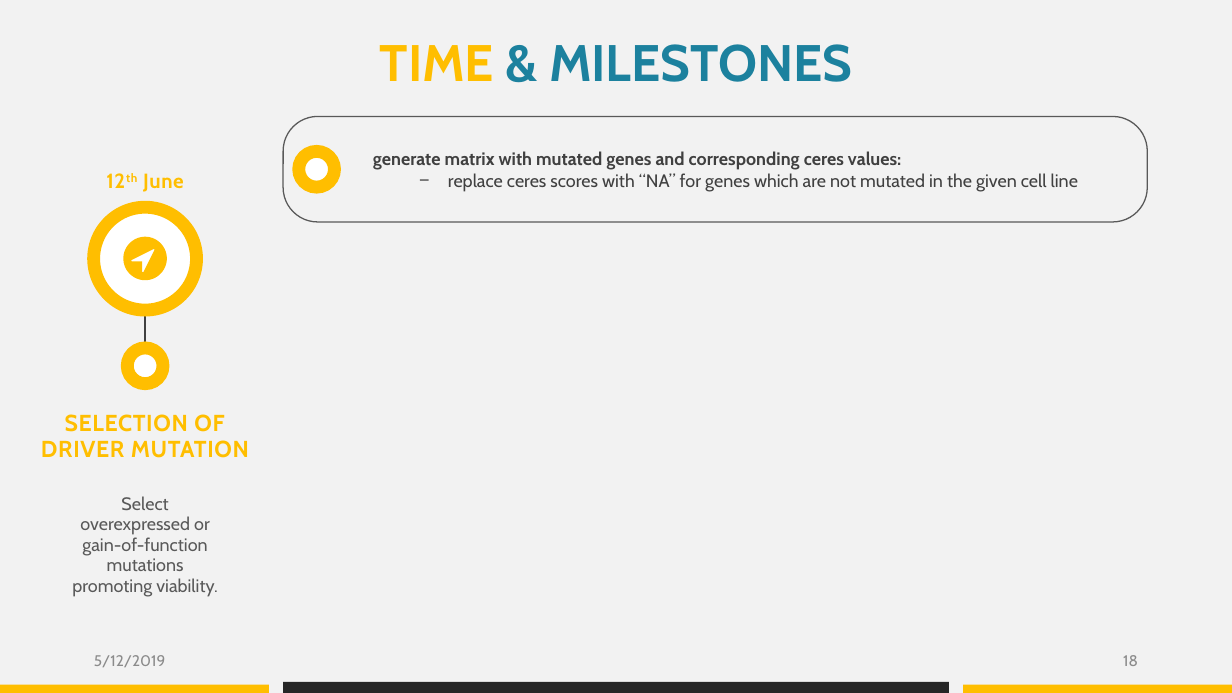
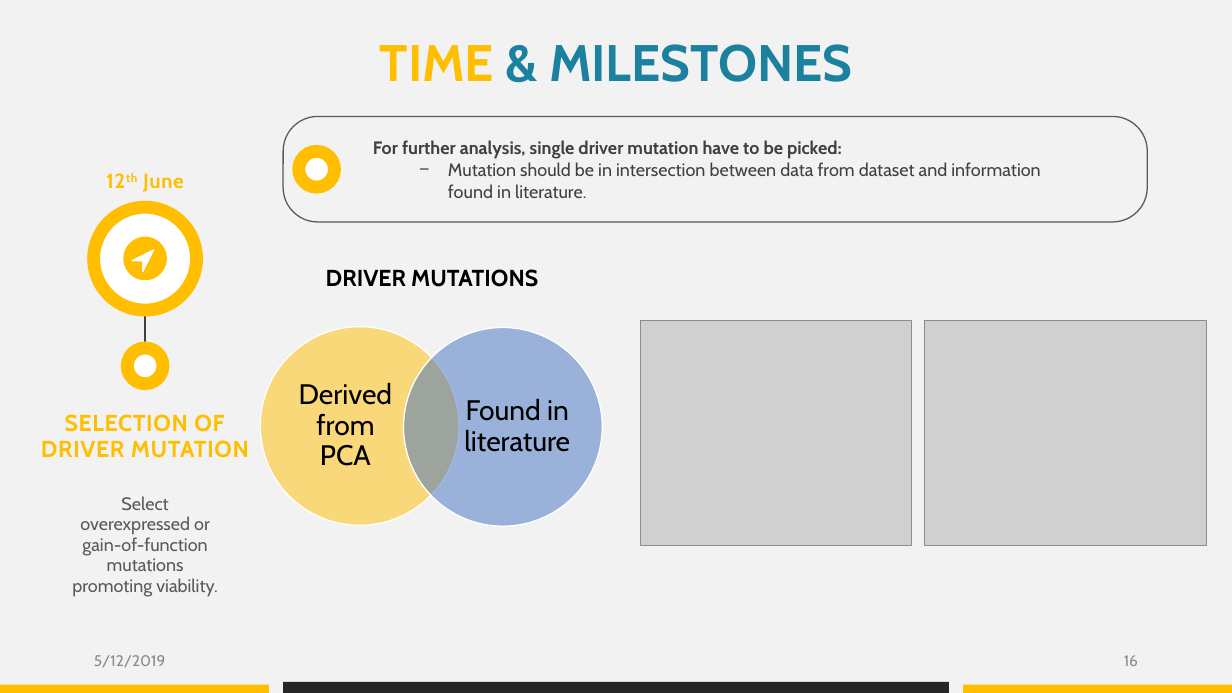
Before and after one commit to datascience-mobi/group-04-project-1-4, a slide deck: slide 16 of Project proposal_presentation_V1.pptx (slide 18 before the commit). Drawn at 1232x693 pixels with LibreOffice and Linux fonts; fonts in the diff are those of the drawing; grey boxes stand for pictures. Boxes give left, top, right and bottom in pixels: in the first picture for what was removed or moved away, otherwise in the second. Text is boxed around its words. In the diff, an @@ line names an element or a change of style, - is before the commit and + after.

```diff
--- a/Project proposal_presentation_V1.pptx
+++ b/Project proposal_presentation_V1.pptx
@@ text at [373,140,1040,198]: text changed @@
-generate matrix with mutated genes and corresponding ceres values:
-  − replace ceres scores with “NA” for genes which are not mutated in the given cell line
+For further analysis, single driver mutation have to be picked:
+  − Mutation should be in intersection between data from dataset and information found in literature.
@@ text added at [326,269,538,287], 18 pt, text #000000, bold @@
+DRIVER MUTATIONS
@@ picture added at [640,321,911,545] @@
@@ picture added at [924,321,1206,545] @@
@@ group added at [261,327,603,526]: 2 ellipses, 2 texts @@
+Derived from PCA
+Found in literature
@@ page number at [1124,655,1138,666]: text changed @@
-18
+16
```
Also in this commit, not shown: 8 other slides changed, 3 slides added, 4 slides removed, 5 other files.
